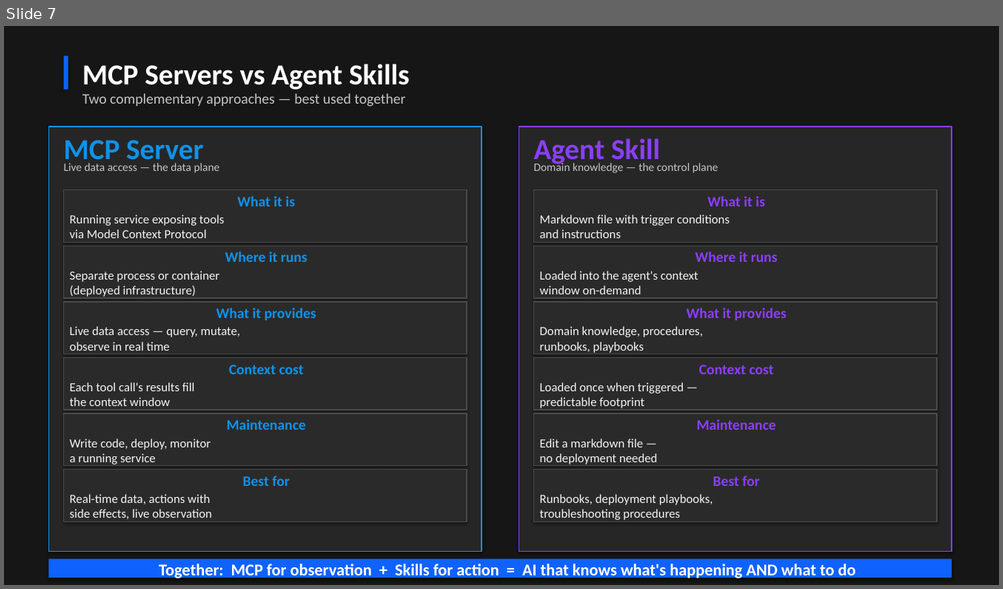
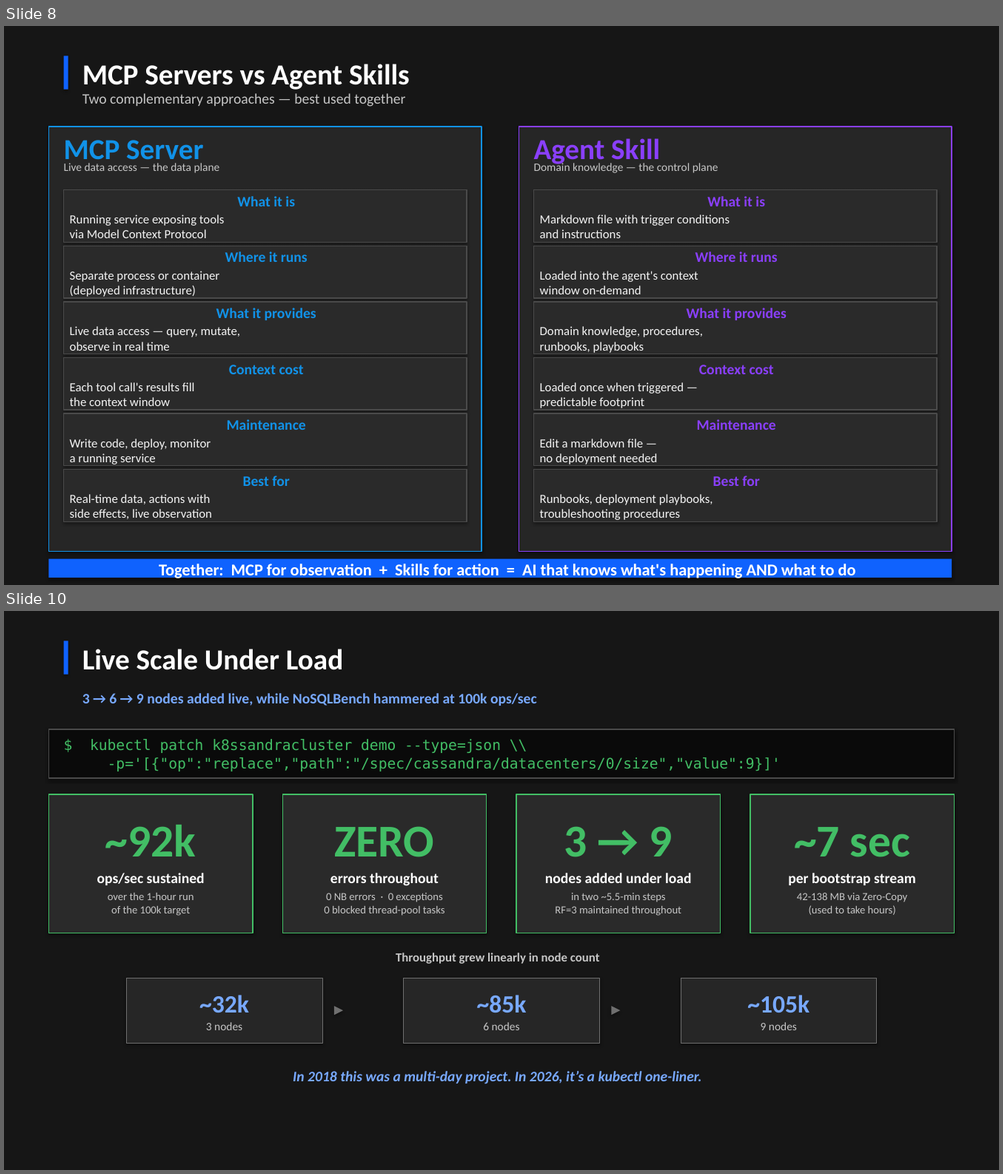
Before and after one commit to jamesc127/k8ssandra-mcp-workshop, a slide deck: k8ssandra-reference-architecture.pptx. Shown one above the other, each under a label of ours: slide 7 before the commit, slides 8 and 10 after it; the slides between them are not shown. The pictures are 1003x589 and 1003x1174 pixels, drawn with LibreOffice and Linux fonts; fonts in the diff are those of the drawing. Boxes give left, top, right and bottom in pixels: in the first picture for what was removed or moved away, otherwise in the second. Text is boxed around its words. In the diff, an @@ line names an element or a change of style, - is before the commit and + after.

```diff
--- a/k8ssandra-reference-architecture.pptx
+++ b/k8ssandra-reference-architecture.pptx
@@ slide 10 added at bbox=[4, 611, 999, 1170], background #161616 @@
@@ rectangle added at bbox=[64, 641, 68, 675], fill #0F62FE @@
@@ text added at bbox=[82, 649, 343, 670], 28 pt, text #FFFFFF, bold @@
+Live Scale Under Load
@@ text added at bbox=[82, 693, 537, 706], 14 pt, text #78A9FF, bold @@
+3 → 6 → 9 nodes added live, while NoSQLBench hammered at 100k ops/sec
@@ rectangle added at bbox=[48, 729, 954, 779], fill #0A0A0A, outline #4A4A4A 1 pt, 14 pt, text #42BE65 @@
+$ kubectl patch k8ssandracluster demo --type=json \\
+-p='[{"op":"replace","path":"/spec/cassandra/datacenters/0/size","value":9}]'
@@ rectangle added at bbox=[48, 795, 253, 934], fill #2A2A2A, outline #42BE65 1 pt, 10.5 pt, text #C6C6C6 @@
+~92k
+ops/sec sustained
+over the 1-hour run
+of the 100k target
@@ rectangle added at bbox=[282, 795, 486, 934], fill #2A2A2A, outline #42BE65 1 pt, 10.5 pt, text #C6C6C6 @@
+ZERO
+errors throughout
+0 NB errors · 0 exceptions
+0 blocked thread-pool tasks
@@ rectangle added at bbox=[517, 795, 720, 934], fill #2A2A2A, outline #42BE65 1 pt, 10.5 pt, text #C6C6C6 @@
+3 → 9
+nodes added under load
+in two ~5.5-min steps
+RF=3 maintained throughout
@@ rectangle added at bbox=[750, 795, 954, 934], fill #2A2A2A, outline #42BE65 1 pt, 10.5 pt, text #C6C6C6 @@
+~7 sec
+per bootstrap stream
+42-138 MB via Zero-Copy
+(used to take hours)
@@ text added at bbox=[395, 953, 600, 964], 12 pt, text #C6C6C6, bold @@
+Throughput grew linearly in node count
@@ rectangle added at bbox=[126, 978, 322, 1043], fill #262626, outline #6F6F6F 0.5 pt, 11 pt, text #C6C6C6 @@
+~32k
+3 nodes
@@ rectangle added at bbox=[403, 978, 599, 1043], fill #262626, outline #6F6F6F 0.5 pt, 11 pt, text #C6C6C6 @@
+~85k
+6 nodes
@@ rectangle added at bbox=[680, 978, 876, 1043], fill #262626, outline #6F6F6F 0.5 pt, 11 pt, text #C6C6C6 @@
+~105k
+9 nodes
@@ triangle added at bbox=[334, 1006, 343, 1015], fill #6F6F6F @@
@@ triangle added at bbox=[612, 1006, 620, 1015], fill #6F6F6F @@
@@ text added at bbox=[293, 1071, 702, 1085], 14 pt, text #78A9FF, bold, italic @@
+In 2018 this was a multi-day project. In 2026, it’s a kubectl one-liner.
@@ what was slide 7 is now slide 8 @@
```
Also in this commit, not shown: 4 slides changed, 2 other slides added, 1 other file.
